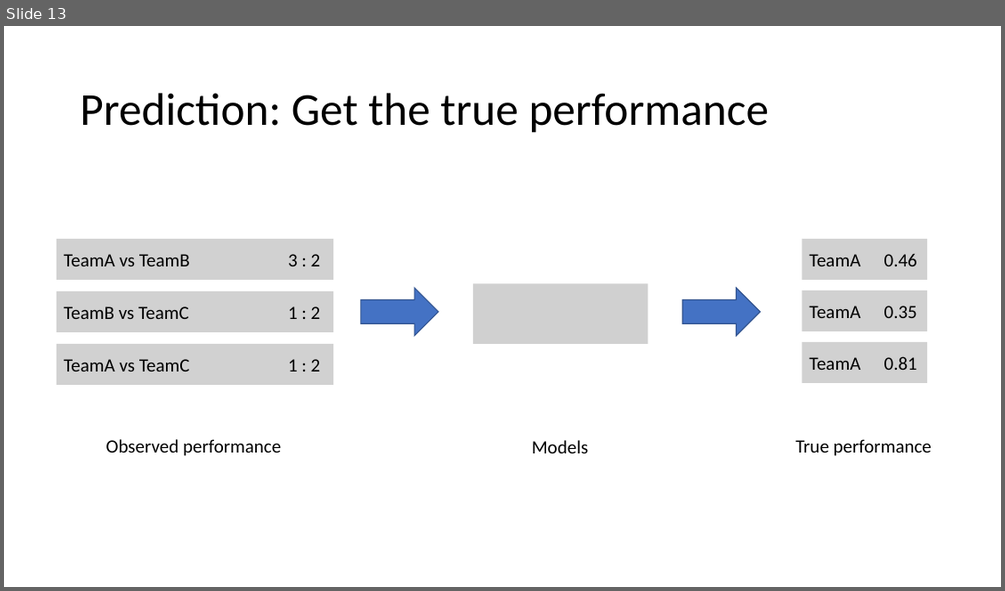
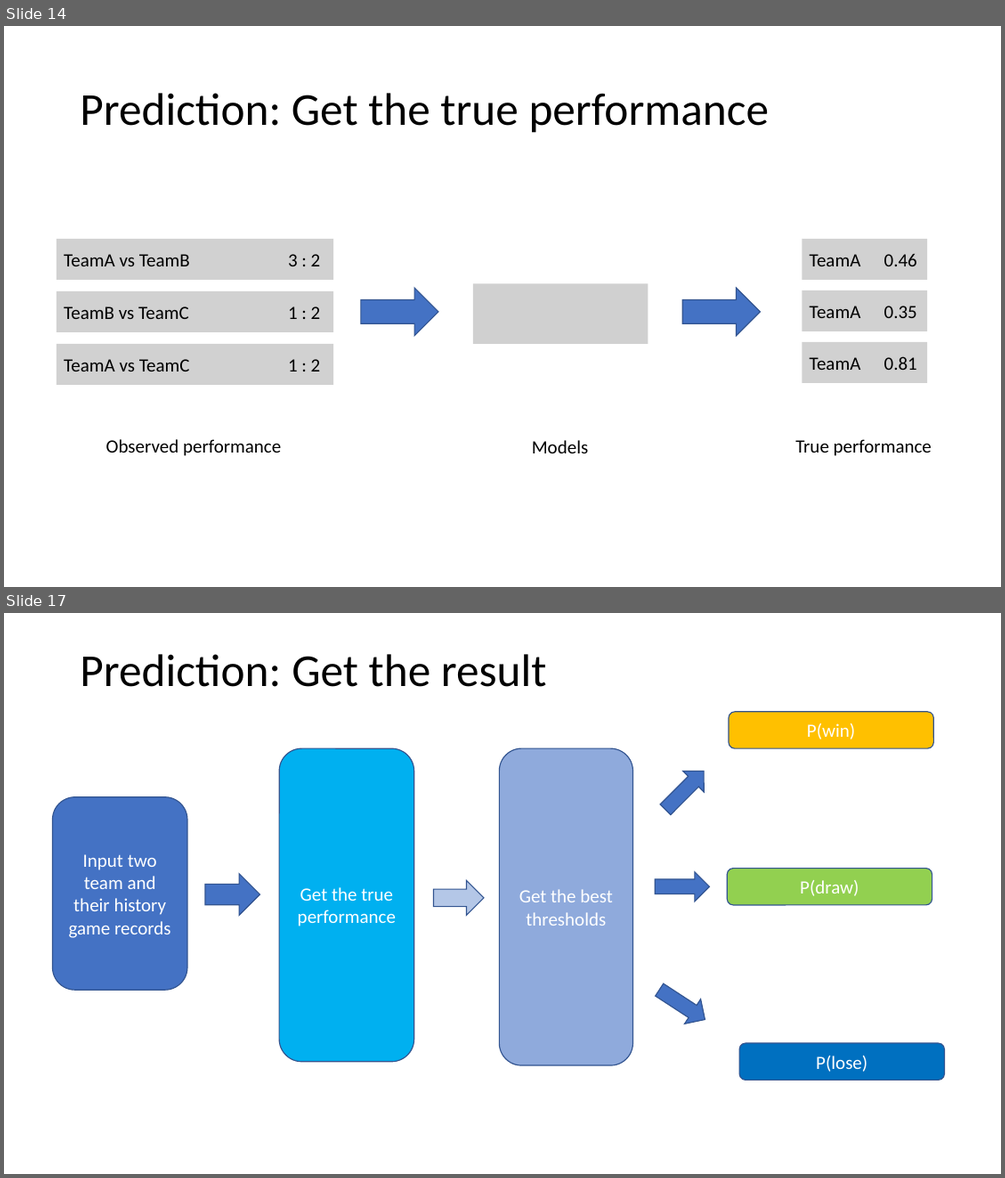
Before and after one commit to 4gener/BigSix, a slide deck: Docs/Presentation.pptx. Shown one above the other, each under a label of ours: slide 13 before the commit, slides 14 and 17 after it; the slides between them are not shown. The pictures are 1005x591 and 1005x1178 pixels, drawn with LibreOffice and Linux fonts; fonts in the diff are those of the drawing; grey boxes stand for pictures. Boxes give left, top, right and bottom in pixels: in the first picture for what was removed or moved away, otherwise in the second. Text is boxed around its words. In the diff, an @@ line names an element or a change of style, - is before the commit and + after.

Commit message:
update presentation

```diff
--- a/Docs/Presentation.pptx
+++ b/Docs/Presentation.pptx
@@ slide 17 added at (4,613,1001,1174), background #FFFFFF @@
@@ title added at (80,654,547,687), 44 pt, text #000000 @@
+Prediction: Get the result
@@ rounded rectangle added at (728,712,933,748), fill #FFC000, outline #325491 1 pt, 18 pt, text #FFFFFF @@
+P(win)
@@ rounded rectangle added at (279,748,413,1062), fill #00B0F0, outline #325491 1 pt, 18 pt, text #FFFFFF @@
+Get the true performance
@@ rounded rectangle added at (499,748,633,1065), fill #8FAADC, outline #325491 1 pt, 18 pt, text #FFFFFF @@
+Get the best thresholds
@@ right arrow added at (655,760,714,819), fill #4472C4, outline #325491 1 pt @@
@@ rounded rectangle added at (53,797,187,989), fill #4472C4, outline #325491 1 pt, 18 pt, text #FFFFFF @@
+Input two team and their history game records
@@ right arrow added at (205,873,259,915), fill #4472C4, outline #325491 1 pt @@
@@ right arrow added at (655,872,710,900), fill #4472C4, outline #325491 1 pt @@
@@ rounded rectangle added at (727,868,932,905), fill #92D050, outline #325491 1 pt, 18 pt, text #FFFFFF @@
+P(draw)
@@ right arrow added at (433,881,484,916), fill #B4C7E7, outline #325491 1 pt @@
@@ right arrow added at (652,977,713,1031), fill #4472C4, outline #325491 1 pt @@
@@ rounded rectangle added at (740,1043,945,1079), fill #0070C0, outline #325491 1 pt, 18 pt, text #FFFFFF @@
+P(lose)
@@ what was slide 13 is now slide 14 @@
```
Also in this commit, not shown: 3 other slides added.
